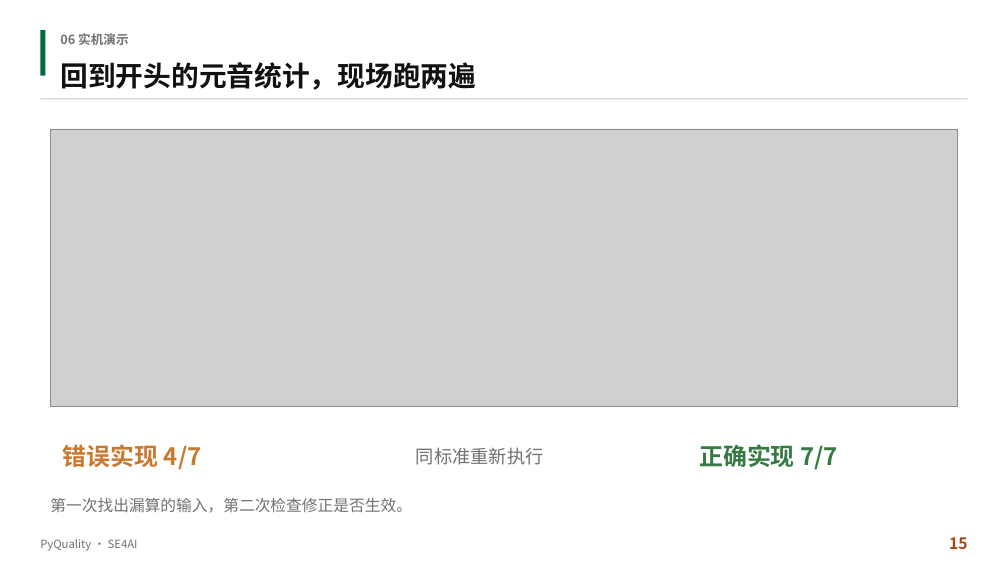
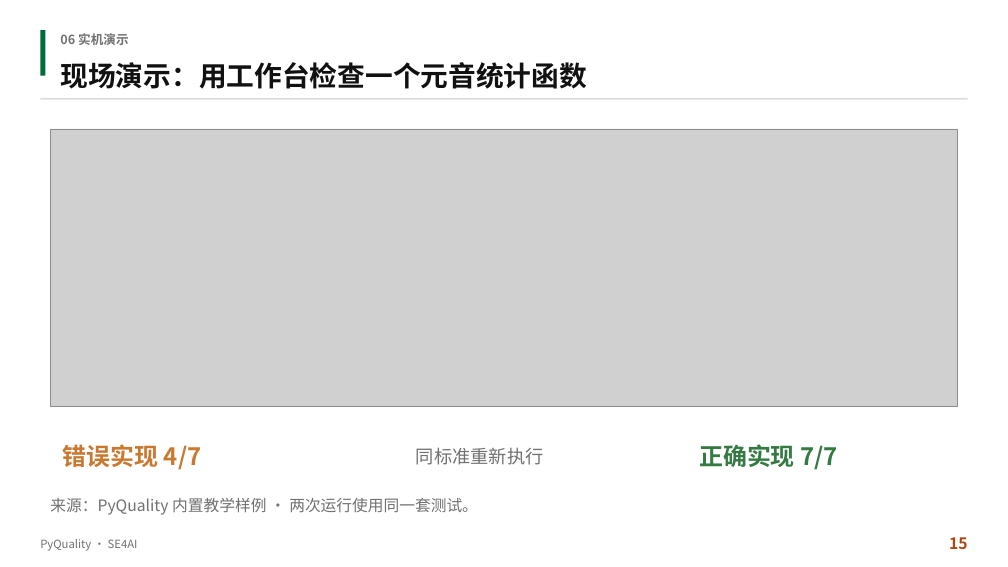
Before and after one commit to aCuttlefish/PyQuality, a slide deck: slide 15 of course-delivery/docs/汇报与实机演示/PyQuality_终期汇报.pptx. Drawn at 1008x567 pixels with LibreOffice and Linux fonts; fonts in the diff are those of the drawing; grey boxes stand for pictures. Boxes give left, top, right and bottom in pixels: in the first picture for what was removed or moved away, otherwise in the second. Text is boxed around its words. In the diff, an @@ line names an element or a change of style, - is before the commit and + after.

```diff
--- a/course-delivery/docs/汇报与实机演示/PyQuality_终期汇报.pptx
+++ b/course-delivery/docs/汇报与实机演示/PyQuality_终期汇报.pptx
@@ text at (x1=60, y1=62, x2=587, y2=89): text changed @@
-回到开头的元音统计，现场跑两遍
+现场演示：用工作台检查一个元音统计函数
@@ text at (x1=50, y1=498, x2=478, y2=515): text changed @@
-第一次找出漏算的输入，第二次检查修正是否生效。
+来源：PyQuality 内置教学样例 · 两次运行使用同一套测试。
```
Also in this commit, not shown: 4 other slides changed, 4 other files.
